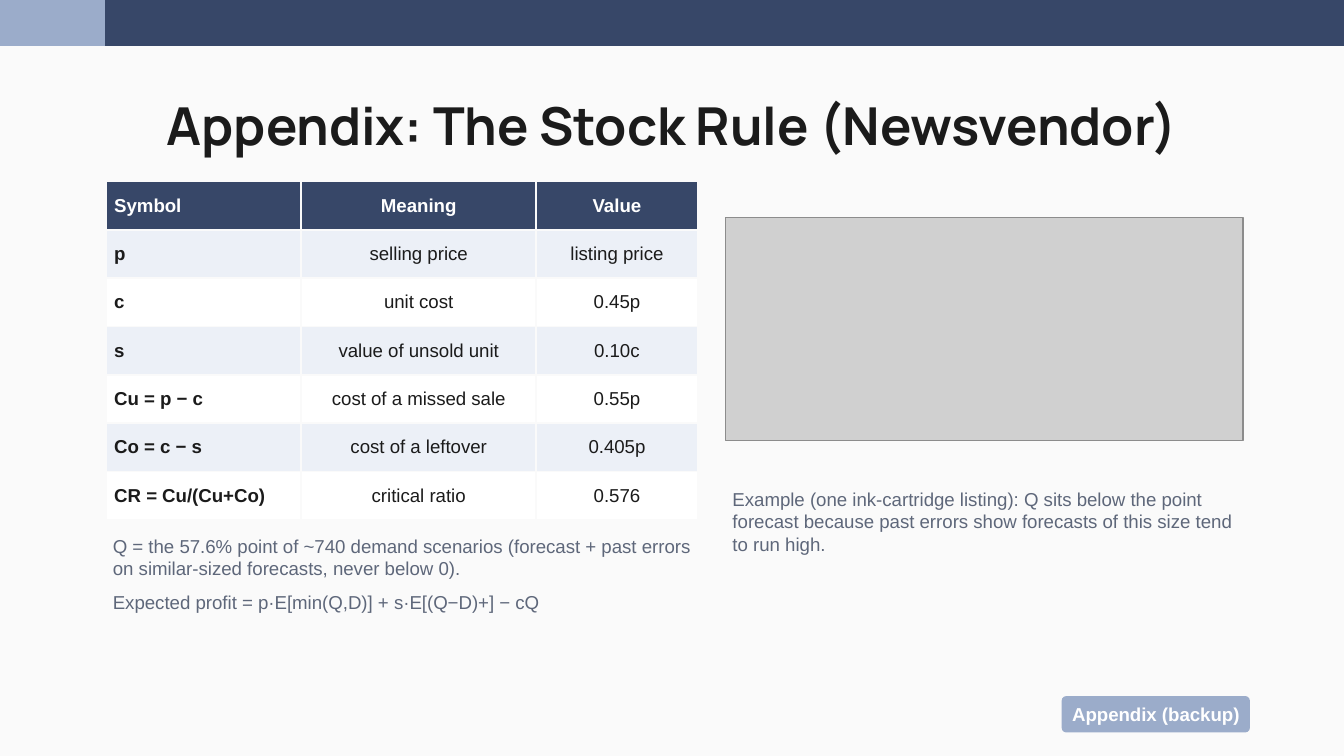
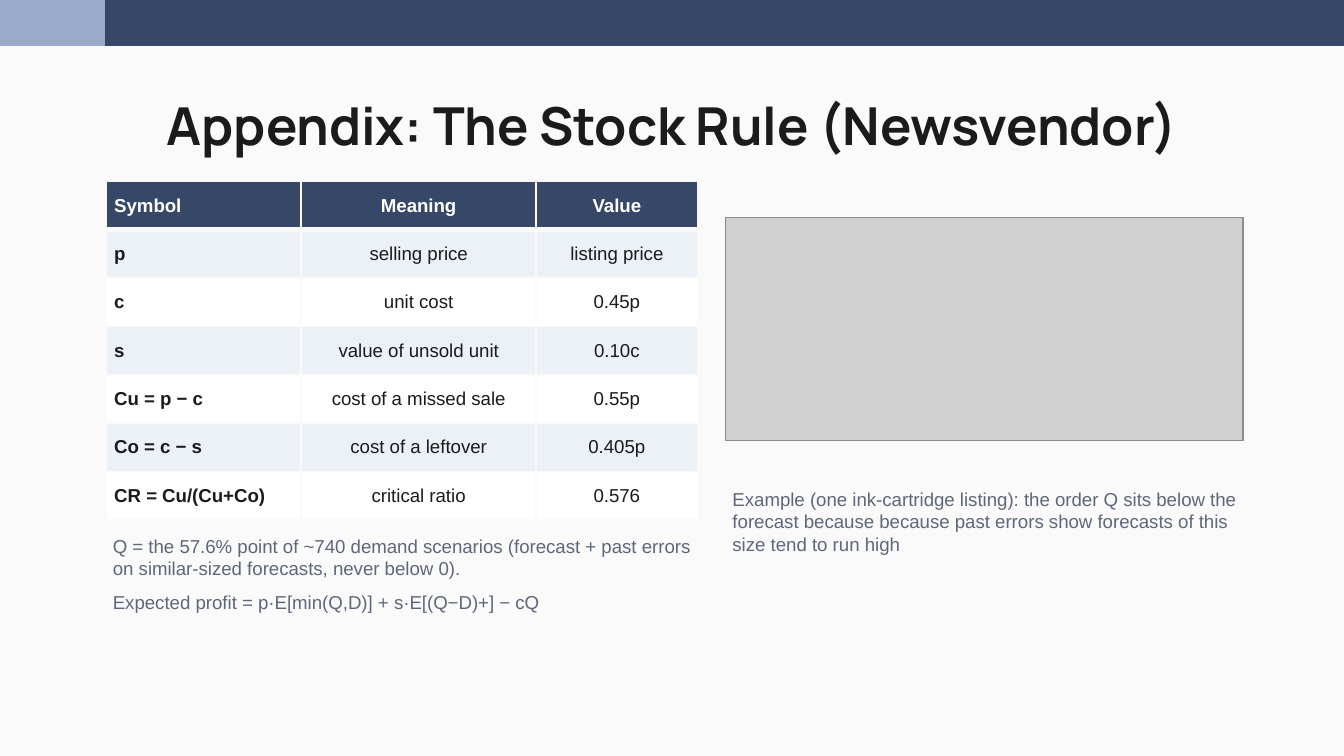
Before and after one commit to nakimagine/hello-world, a slide deck: slide 36 of Group_3_Amazon_Office_Electronic_Slides.pptx (slide 23 before the commit). Drawn at 1344x756 pixels with LibreOffice and Linux fonts; fonts in the diff are those of the drawing; grey boxes stand for pictures. Boxes give left, top, right and bottom in pixels: in the first picture for what was removed or moved away, otherwise in the second. Text is boxed around its words. In the diff, an @@ line names an element or a change of style, - is before the commit and + after.

```diff
--- a/Group_3_Amazon_Office_Electronic_Slides.pptx
+++ b/Group_3_Amazon_Office_Electronic_Slides.pptx
@@ table: place and size @@
-table at [106,181,698,520]
+table at [106,181,698,622]
@@ text at [732,492,1236,555]: text changed @@
-Example (one ink-cartridge listing): Q sits below the point forecast because past errors show forecasts of this size tend to run high.
+Example (one ink-cartridge listing): the order Q sits below the forecast because because past errors show forecasts of this size tend to run high
@@ rounded rectangle removed at [1062,696,1250,732] @@
-Appendix (backup)
```
Also in this commit, not shown: 16 other slides changed, 19 slides added, 6 slides removed.
